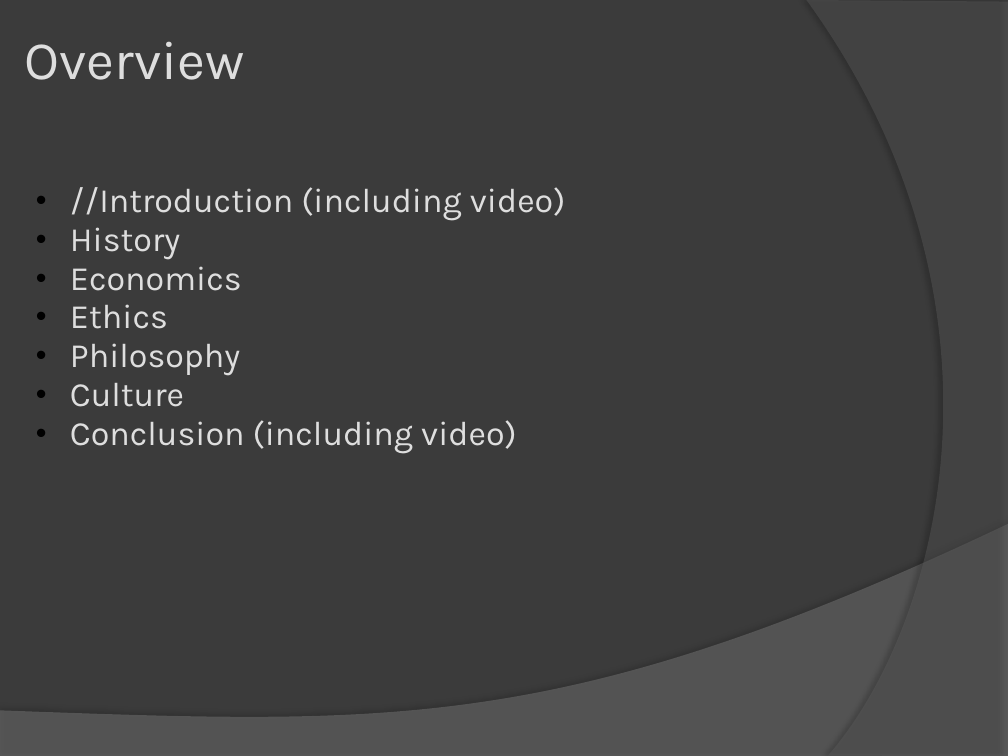
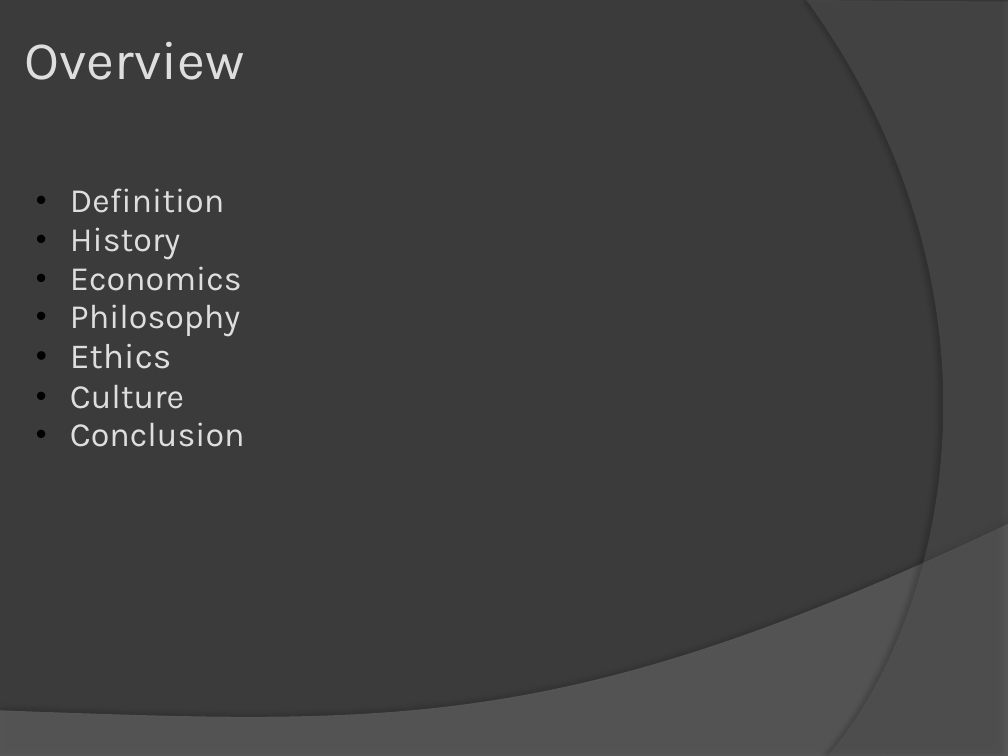
Before and after one commit to abhishekori/team-sexy-awesome-repository-of-awesomeness-----sexy, a slide deck: slide 2 of artififical intelligence.pptx. Drawn at 1008x756 pixels with LibreOffice and Linux fonts; fonts in the diff are those of the drawing. Boxes give left, top, right and bottom in pixels: in the first picture for what was removed or moved away, otherwise in the second. Text is boxed around its words. In the diff, an @@ line names an element or a change of style, - is before the commit and + after.

```diff
--- a/artififical intelligence.pptx
+++ b/artififical intelligence.pptx
@@ text at bbox=[70, 188, 224, 213]: text changed @@
-  • //Introduction (including video)
+  • Definition
@@ text at bbox=[70, 304, 240, 337]: paragraph added @@
+  • Philosophy
@@ text at bbox=[70, 343, 240, 376]: paragraph removed @@
-  • Philosophy
@@ text at bbox=[70, 344, 172, 369]: size 27 to 28 pt in "Ethics" @@
@@ text at bbox=[70, 422, 245, 447]: text changed @@
-  • Conclusion (including video)
+  • Conclusion
```
Also in this commit, not shown: 4 slides added, 2 slides removed.
